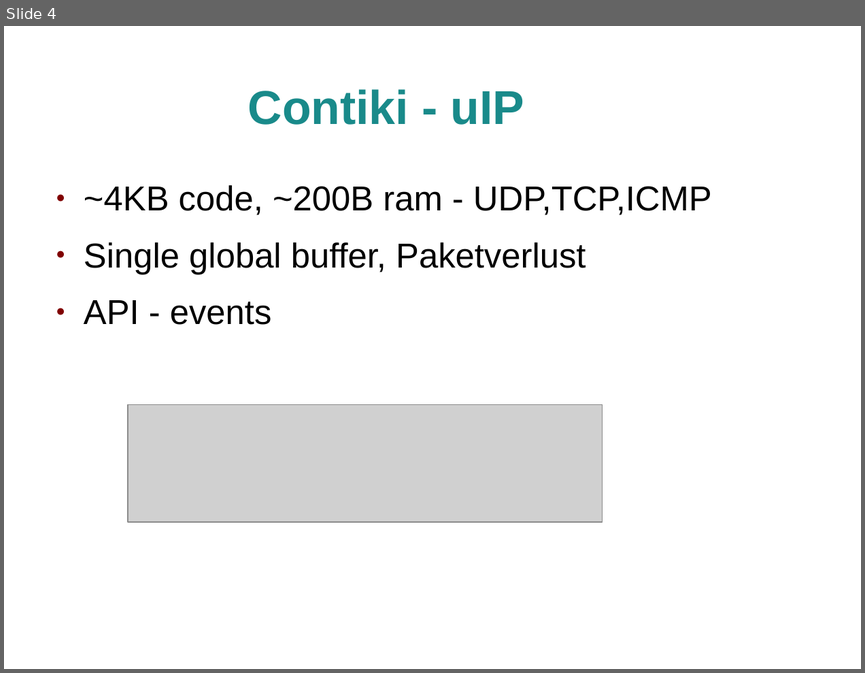
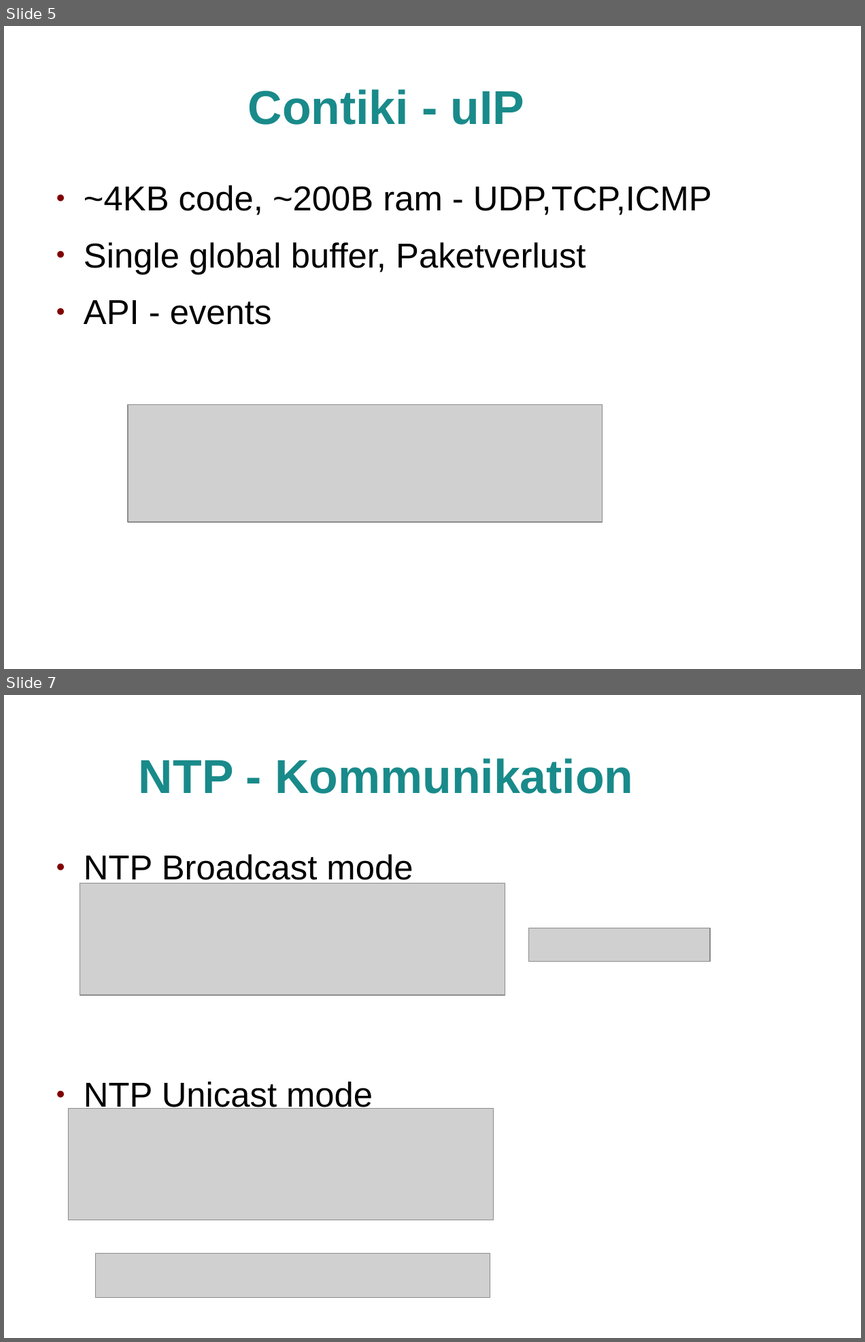
Before and after one commit to jlusticky/Bachelor-thesis, a slide deck: kolloquium/kolloquium.odp. Shown one above the other, each under a label of ours: slide 4 before the commit, slides 5 and 7 after it; the slides between them are not shown. The pictures are 865x673 and 865x1342 pixels, drawn with LibreOffice and Linux fonts; fonts in the diff are those of the drawing; grey boxes stand for pictures; background and template pictures are left out. Boxes give left, top, right and bottom in pixels: in the first picture for what was removed or moved away, otherwise in the second. Text is boxed around its words. In the diff, an @@ line names an element or a change of style, - is before the commit and + after.

```diff
--- a/kolloquium/kolloquium.odp
+++ b/kolloquium/kolloquium.odp
@@ slide 7 added at [4,695,861,1338], background picture (left out) @@
@@ title added at [139,758,633,794], 44 pt, text #198A8A, bold @@
+NTP - Kommunikation
@@ text added at [84,854,413,1114], 32 pt, text #000000 @@
+● NTP Broadcast mode
+● NTP Unicast mode
@@ picture added at [79,883,504,995] @@
@@ picture added at [529,928,710,962] @@
@@ picture added at [69,1108,494,1220] @@
@@ picture added at [96,1253,490,1297] @@
@@ what was slide 4 is now slide 5 @@
```
Also in this commit, not shown: 1 slide changed, 4 other slides added, 9 other files.
